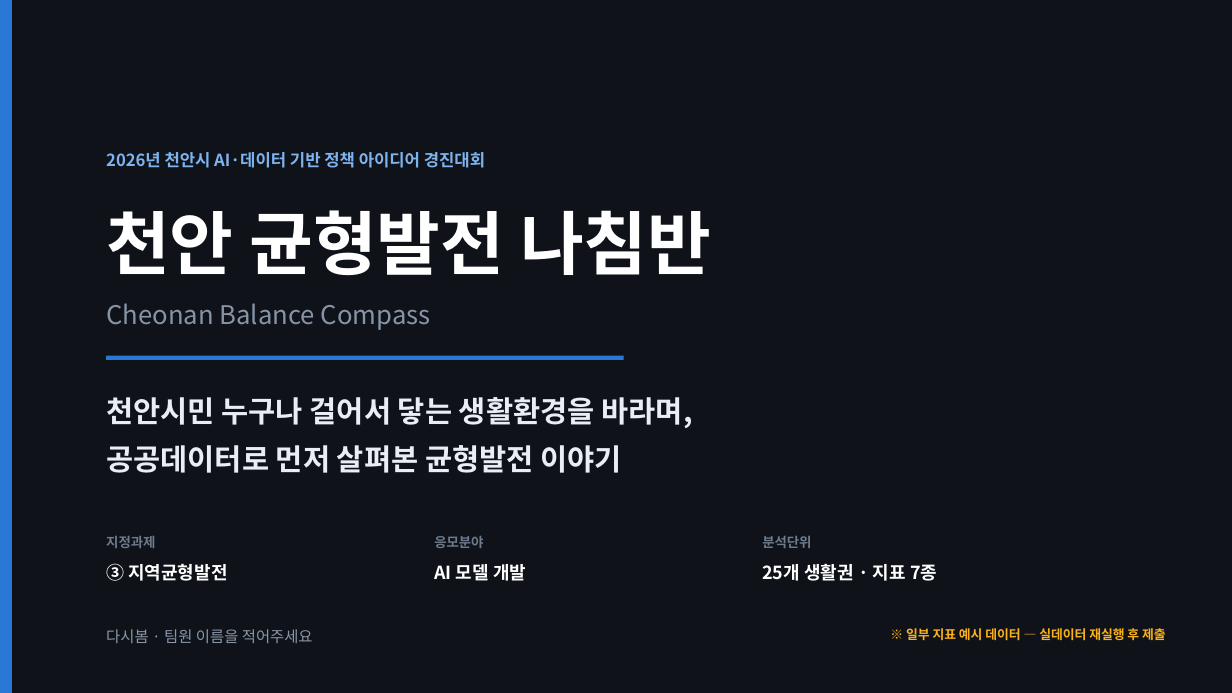
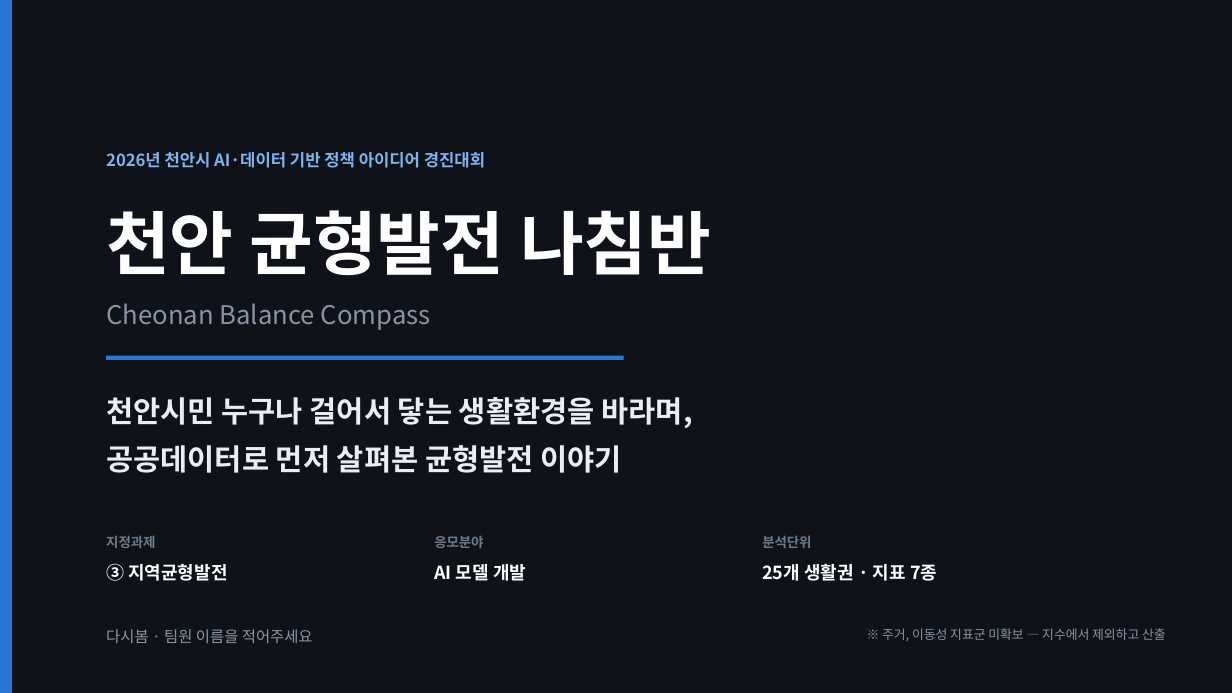
Before and after one commit to BioCode67/2026-AI-, a slide deck: slide 1 of deliverables/기획서_천안균형발전나침반_CBC.pptx. Drawn at 1232x693 pixels with LibreOffice and Linux fonts; fonts in the diff are those of the drawing. Boxes give left, top, right and bottom in pixels: in the first picture for what was removed or moved away, otherwise in the second. Text is boxed around its words. In the diff, an @@ line names an element or a change of style, - is before the commit and + after.

```diff
--- a/deliverables/기획서_천안균형발전나침반_CBC.pptx
+++ b/deliverables/기획서_천안균형발전나침반_CBC.pptx
@@ text at box(882, 628, 1166, 641): text changed; text colour #FAB219 to #8894A6; bold off @@
-※ 일부 지표 예시 데이터 — 실데이터 재실행 후 제출
+※ 주거, 이동성 지표군 미확보 — 지수에서 제외하고 산출
```
Also in this commit, not shown: 12 other slides changed, 1 slide added, 4 other files.
